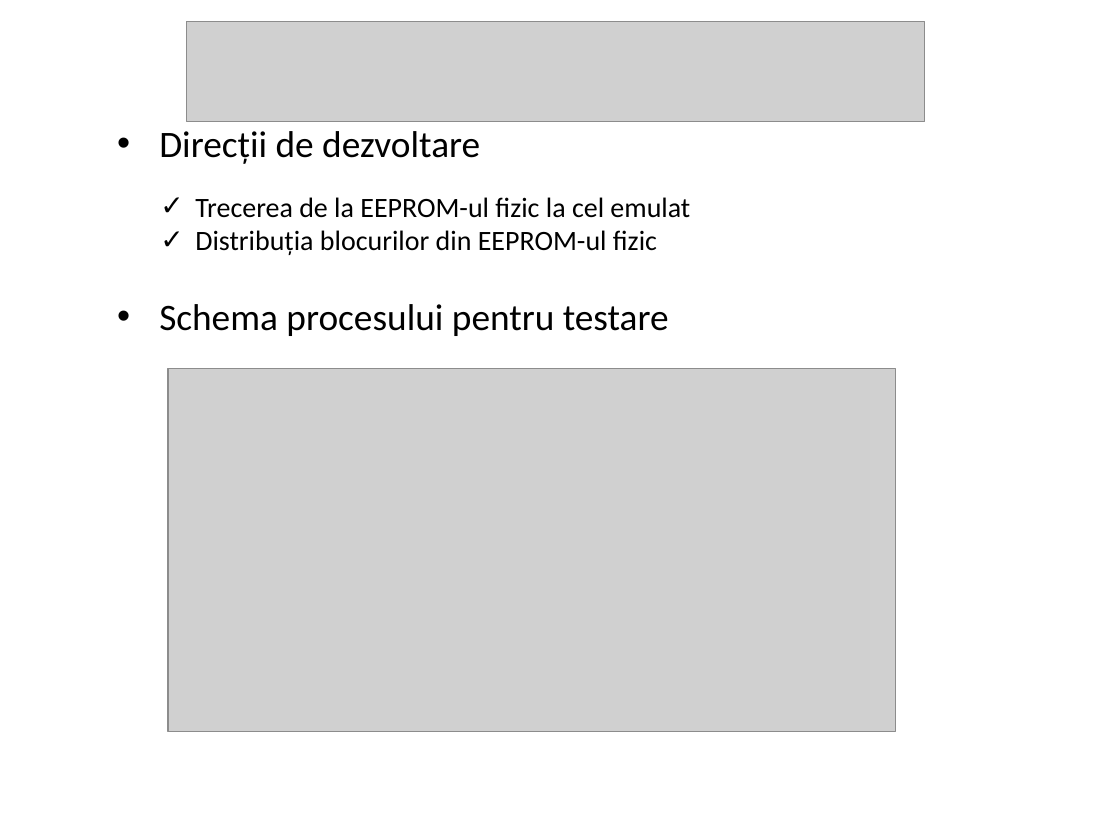
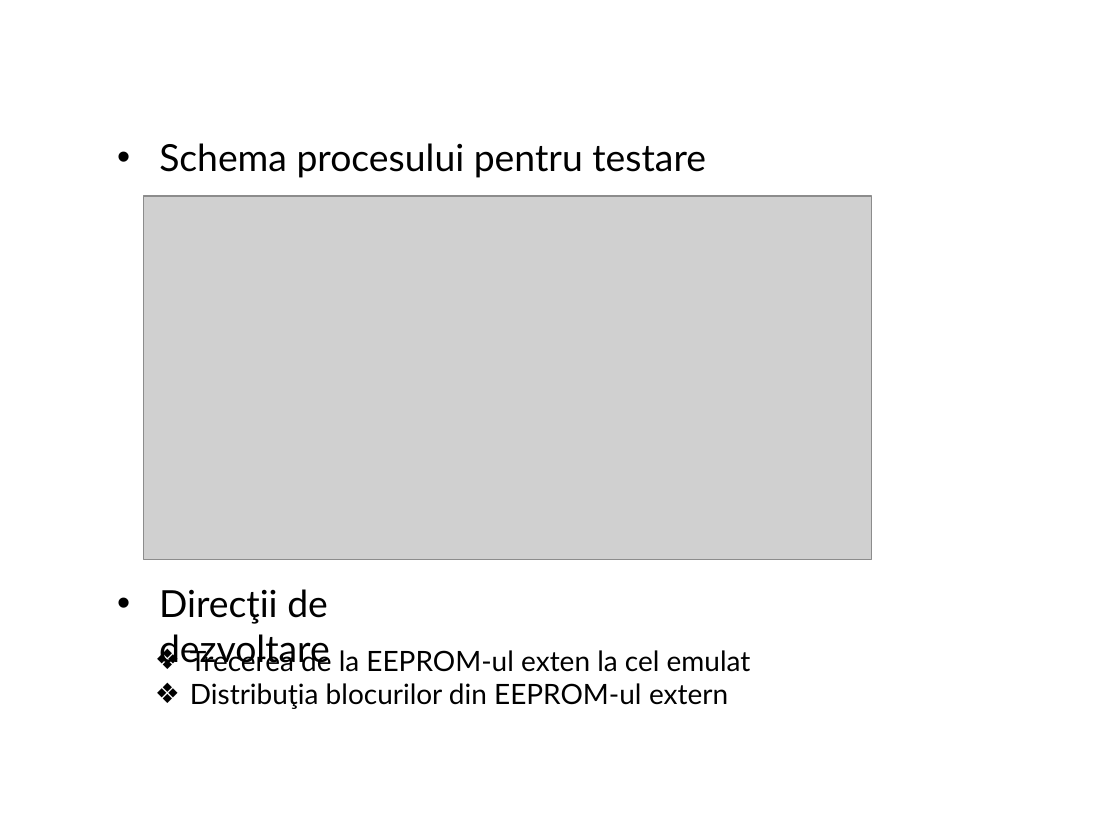
Before and after one commit to FICproject/WebGL, a slide deck: slide 7 of Licenta_Luca _1.ppt (slide 6 before the commit). Drawn at 1120x840 pixels with LibreOffice and Linux fonts; fonts in the diff are those of the drawing; grey boxes stand for pictures; background and template pictures are left out. Boxes give left, top, right and bottom in pixels: in the first picture for what was removed or moved away, otherwise in the second. Text is boxed around its words. In the diff, an @@ line names an element or a change of style, - is before the commit and + after.

```diff
--- a/Licenta_Luca _1.ppt
+++ b/Licenta_Luca _1.ppt
@@ picture removed at [187, 21, 925, 121] @@
@@ text "Schema procesului pentru testare": place and size @@
-text "Schema procesului pentru testare" at [159, 304, 669, 336]
+text "Schema procesului pentru testare" at [159, 143, 706, 178]
@@ text "Schema procesului pentru testare" at [159, 143, 706, 178]: font Calibri to Lato @@
@@ picture: place and size @@
-picture at [168, 368, 895, 732]
+picture at [144, 196, 871, 560]
@@ text "Direcţii de dezvoltare" at [159, 589, 330, 670]: font Calibri to Lato @@
@@ text "Direcţii de dezvoltare": place and size @@
-text "Direcţii de dezvoltare" at [159, 131, 480, 164]
+text "Direcţii de dezvoltare" at [159, 589, 330, 670]
@@ text at [190, 647, 751, 709]: text changed; font Calibri to Lato @@
-✓ Trecerea de la EEPROM-ul fizic la cel emulat
-✓ Distribuţia blocurilor din EEPROM-ul fizic
+❖ Trecerea de la EEPROM-ul exten la cel emulat
+❖ Distribuţia blocurilor din EEPROM-ul extern
```
Also in this commit, not shown: 8 other slides changed, 1 slide added, 1 other file.
